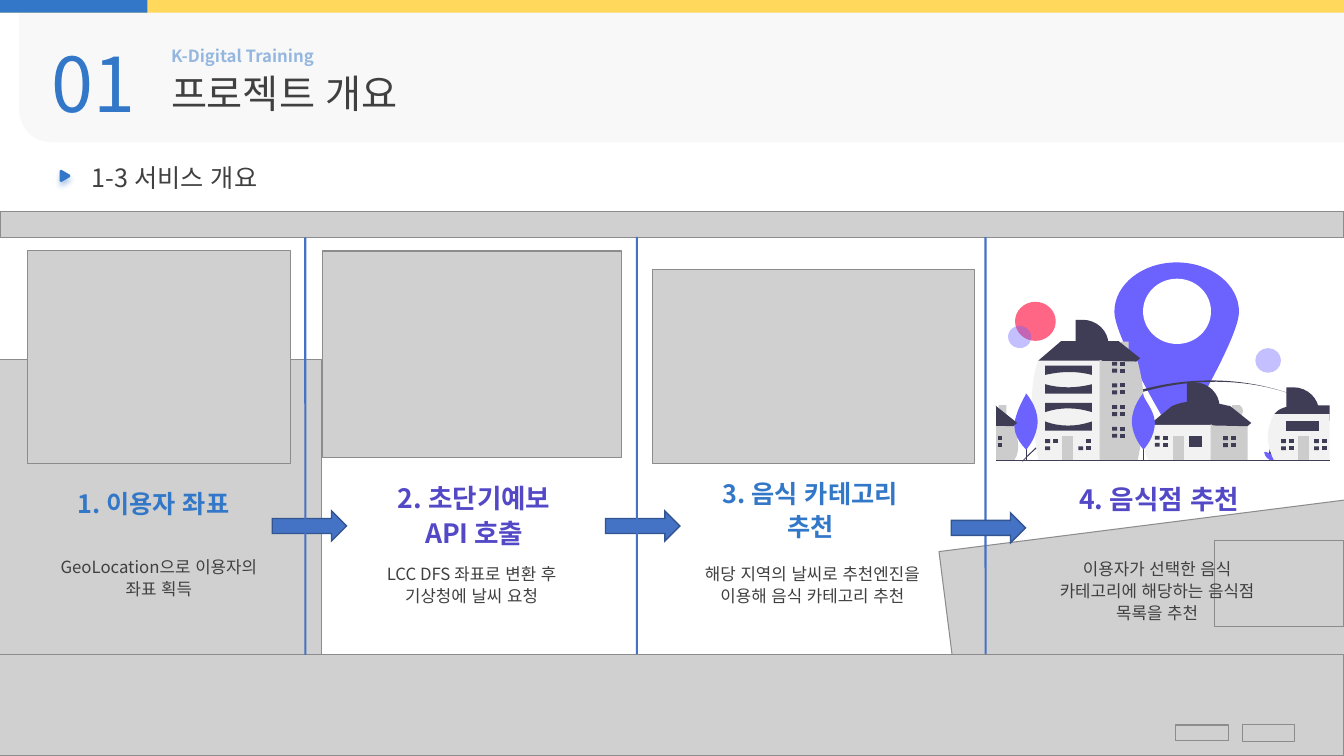
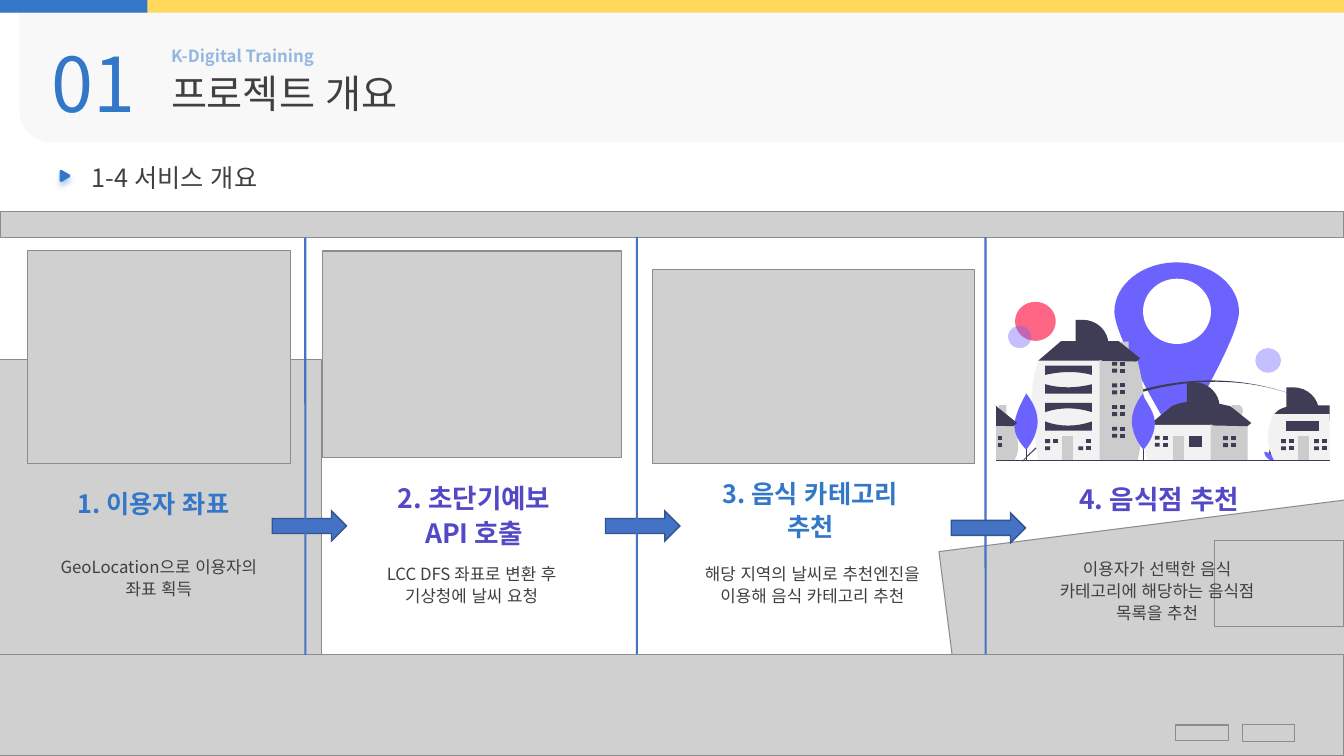
Before and after one commit to Hiddle00/project2_weather, a slide deck: slide 7 of 최종발표/03.D팀_최종발표.pptx (slide 6 before the commit). Drawn at 1344x756 pixels with LibreOffice and Linux fonts; fonts in the diff are those of the drawing; grey boxes stand for pictures; background and template pictures are left out. Boxes give left, top, right and bottom in pixels: in the first picture for what was removed or moved away, otherwise in the second. Text is boxed around its words. In the diff, an @@ line names an element or a change of style, - is before the commit and + after.

```diff
--- a/최종발표/03.D팀_최종발표.pptx
+++ b/최종발표/03.D팀_최종발표.pptx
@@ text at bbox=[92, 166, 257, 189]: text changed @@
-1-3 서비스 개요
+1-4 서비스 개요
```
Also in this commit, not shown: 6 other slides changed, 2 slides added, 7 other files.
